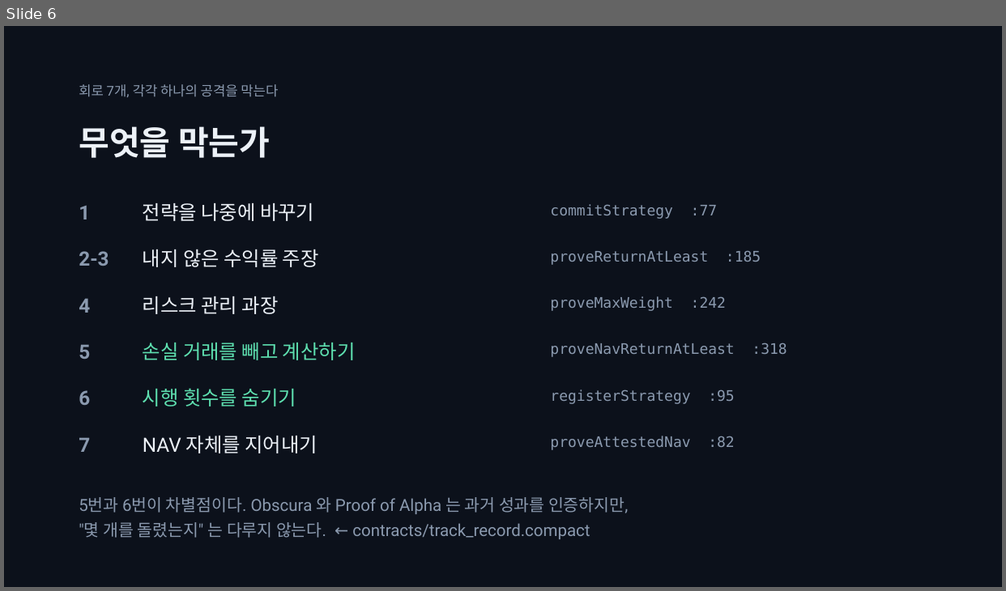
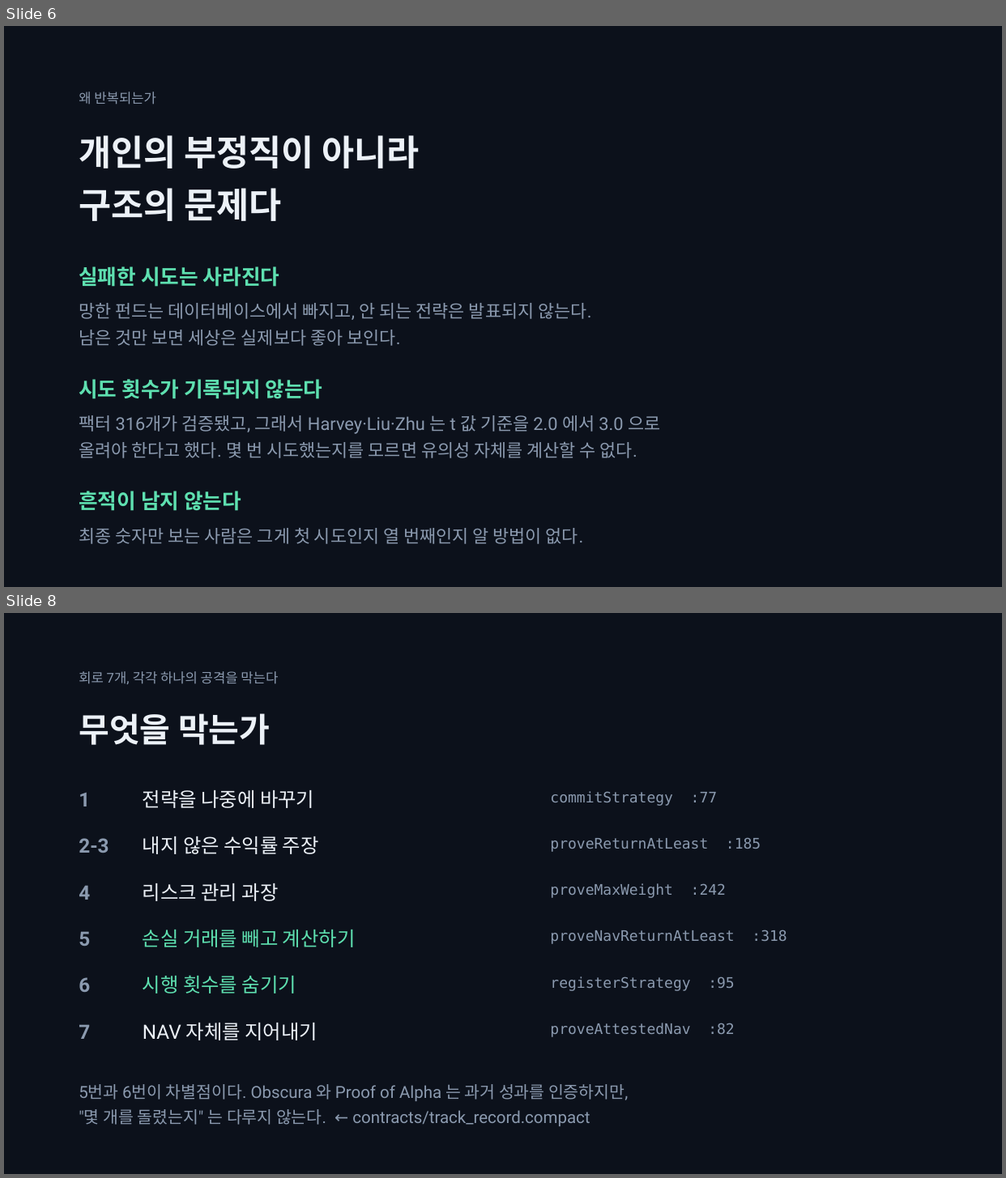
Before and after one commit to SeoDongOk/proof-of-track-record, a slide deck: deck/proof-of-track-record.pptx. Shown one above the other, each under a label of ours: slide 6 before the commit, slides 6 and 8 after it; the slides between them are not shown. The pictures are 1006x591 and 1006x1178 pixels, drawn with LibreOffice and Linux fonts; fonts in the diff are those of the drawing. Boxes give left, top, right and bottom in pixels: in the first picture for what was removed or moved away, otherwise in the second. Text is boxed around its words. In the diff, an @@ line names an element or a change of style, - is before the commit and + after.

```diff
--- a/deck/proof-of-track-record.pptx
+++ b/deck/proof-of-track-record.pptx
@@ slide 6 added at (4, 26, 1002, 587), background #FFFFFF @@
@@ rectangle added at (4, 26, 1002, 587), fill #0C111B @@
@@ text added at (79, 92, 156, 105), 13 pt, text #8B9AAF @@
+왜 반복되는가
@@ text added at (79, 135, 420, 221), 34 pt, text #ECF1F7, bold @@
+개인의 부정직이 아니라
+구조의 문제다
@@ text added at (79, 267, 280, 287), 20 pt, text #5EE0B0, bold @@
+실패한 시도는 사라진다
@@ text added at (79, 303, 591, 346), 17 pt, text #8B9AAF @@
+망한 펀드는 데이터베이스에서 빠지고, 안 되는 전략은 발표되지 않는다.
+남은 것만 보면 세상은 실제보다 좋아 보인다.
@@ text added at (79, 379, 323, 399), 20 pt, text #5EE0B0, bold @@
+시도 횟수가 기록되지 않는다
@@ text added at (79, 416, 660, 459), 17 pt, text #8B9AAF @@
+팩터 316개가 검증됐고, 그래서 Harvey·Liu·Zhu 는 t 값 기준을 2.0 에서 3.0 으로
+올려야 한다고 했다. 몇 번 시도했는지를 모르면 유의성 자체를 계산할 수 없다.
@@ text added at (79, 491, 241, 511), 20 pt, text #5EE0B0, bold @@
+흔적이 남지 않는다
@@ text added at (79, 528, 584, 544), 17 pt, text #8B9AAF @@
+최종 숫자만 보는 사람은 그게 첫 시도인지 열 번째인지 알 방법이 없다.
@@ what was slide 6 is now slide 8 @@
```
Also in this commit, not shown: 1 slide changed, 1 other slide added, 2 other files.
